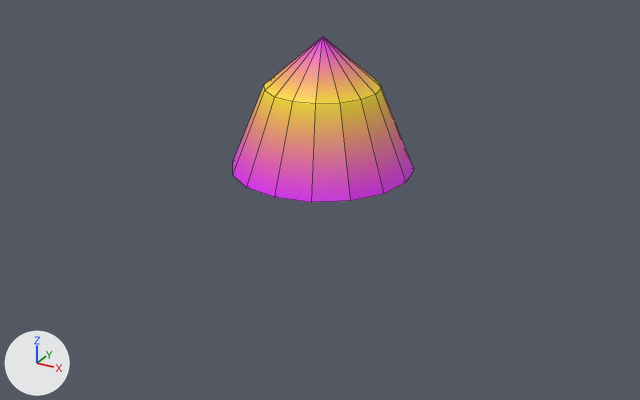
An edit to the Blender file KnightVSAstronomeerUnity/Assets/Models/chapito.blend, drawn before and after from the same camera.
Both versions are drawn from a 50 mm lens placed at (130.5, -238.9, 106.9), pointed at (4.1, -9.0, -8.0). The axes (+X, +Y, +Z) are drawn at lower left. The lights are the same throughout. The older version comes first. Mesh edges are drawn as thin lines.

Before the edit, the objects in view are built like this:
```python
me_cylinder = bpy.data.meshes.new('Cylinder')
me_cylinder.from_pydata(...)  # 49 vertices, 49 faces; spans x -30.0..30.0, y -30.0..30.0, z 0.0..43.0
me_cylinder.materials.append(mat_material_001)  # picture img_texture_chapiteau_png_001
ob_cylinder = bpy.data.objects.new('Cylinder', me_cylinder)
ob_cylinder.location = (0.0, 0.0, 0.0)
```
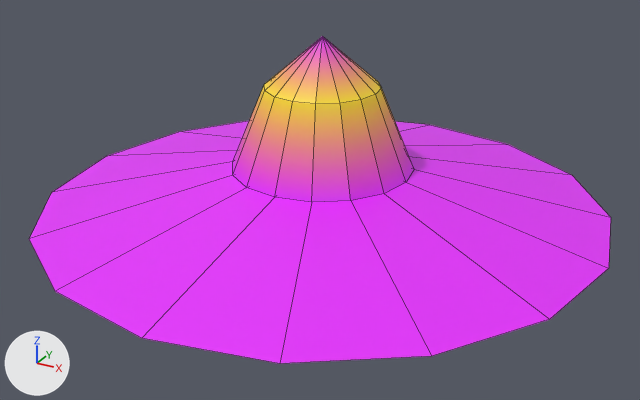
Changed parts and their boxes [x1, y1, x2, y2] in the pictures (640 x 400 px):
'Cylinder', reshaped (220% wider, 96% taller): before [233, 36, 414, 202]; after [29, 36, 611, 363]
part 1 of me_cylinder, added (pink): after [29, 121, 611, 363]

Diff of the bpy script that builds the scene:
```diff
--- a/KnightVSAstronomeerUnity/Assets/Models/chapito.blend.py
+++ b/KnightVSAstronomeerUnity/Assets/Models/chapito.blend.py
@@ me_cylinder @@
 # used by ob_cylinder; location = (0.0, 0.0, 0.0)
-me_cylinder.from_pydata(...)  # 49 vertices, 49 faces; spans x -30.0..30.0, y -30.0..30.0, z 0.0..43.0
+me_cylinder.from_pydata(...)  # 65 vertices, 65 faces; spans x -94.2..94.2, y -94.2..94.2, z -14.0..43.0
+# me_cylinder part 1
+# 16 vertices are added at x -94.2..94.2, y -94.2..94.2, z -14.0
+# 16 new faces join them
 me_cylinder.materials.append(mat_material_001)
```
